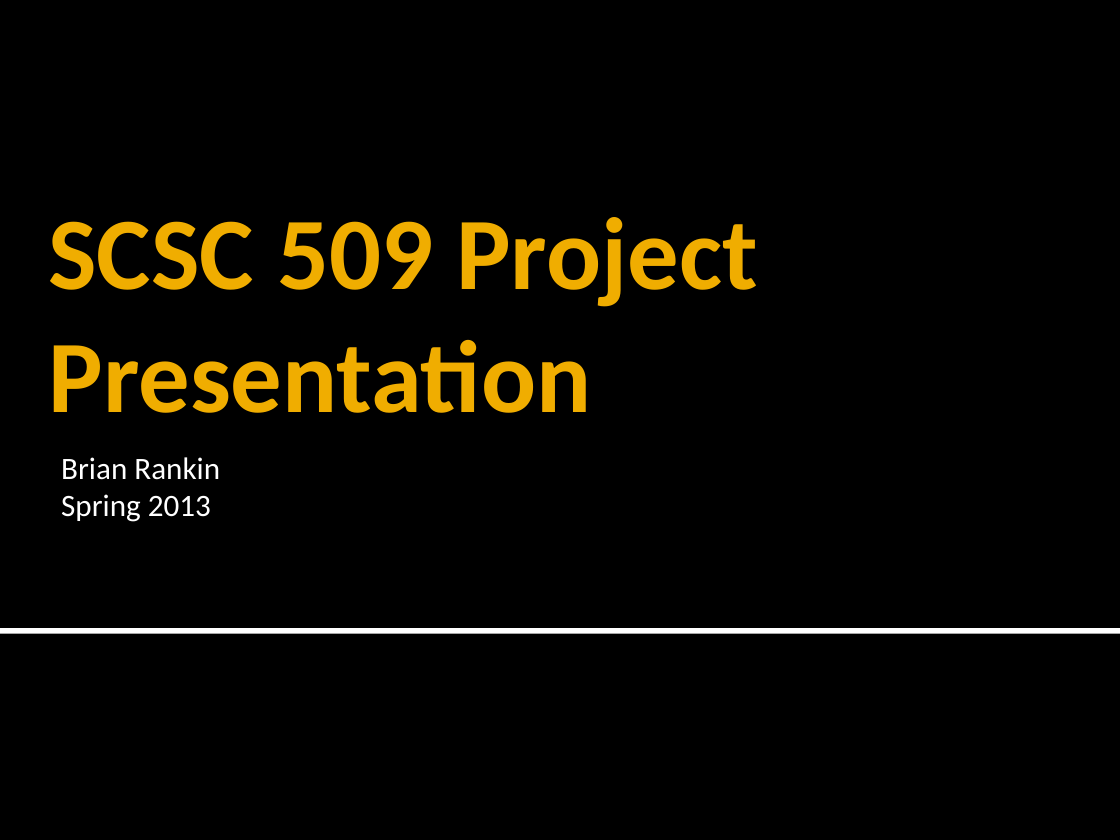
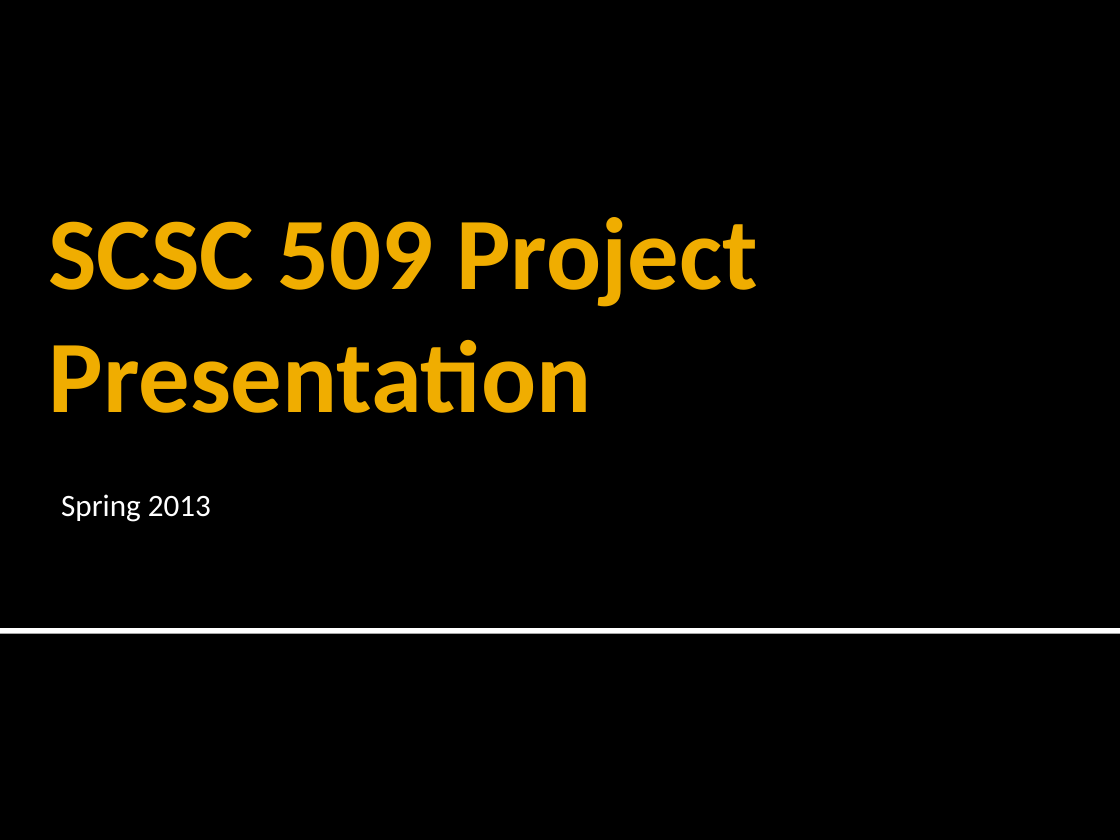
Before and after one commit to heridan-piran/android-car-game, a slide deck: slide 1 of CS509 Final Presentation.pptx. Drawn at 1120x840 pixels with LibreOffice and Linux fonts; fonts in the diff are those of the drawing. Boxes give left, top, right and bottom in pixels: in the first picture for what was removed or moved away, otherwise in the second. Text is boxed around its words. In the diff, an @@ line names an element or a change of style, - is before the commit and + after.

Commit message:
added powerpoint

```diff
--- a/CS509 Final Presentation.pptx
+++ b/CS509 Final Presentation.pptx
@@ subtitle at [61,457,220,480]: paragraph removed @@
-Brian Rankin
```
